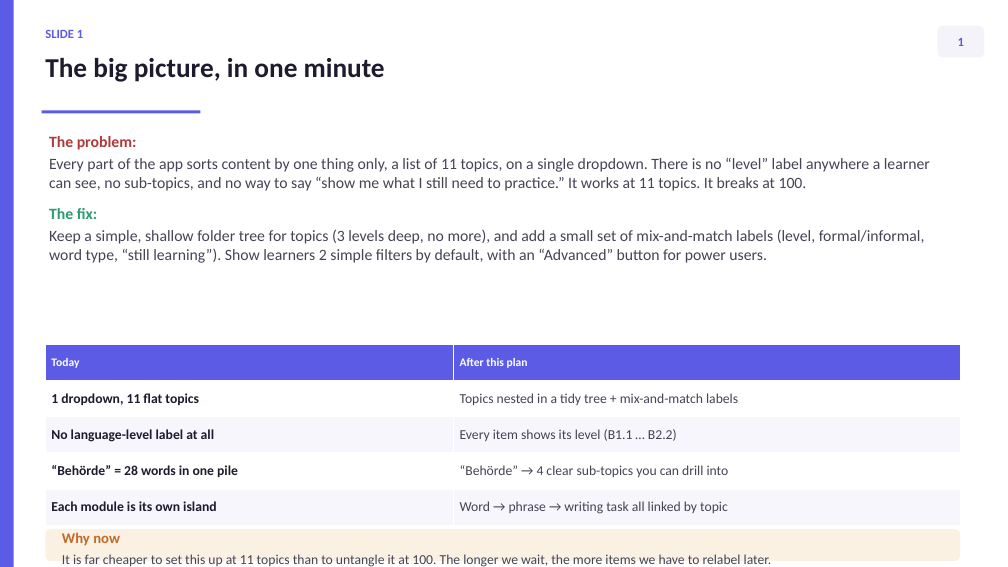
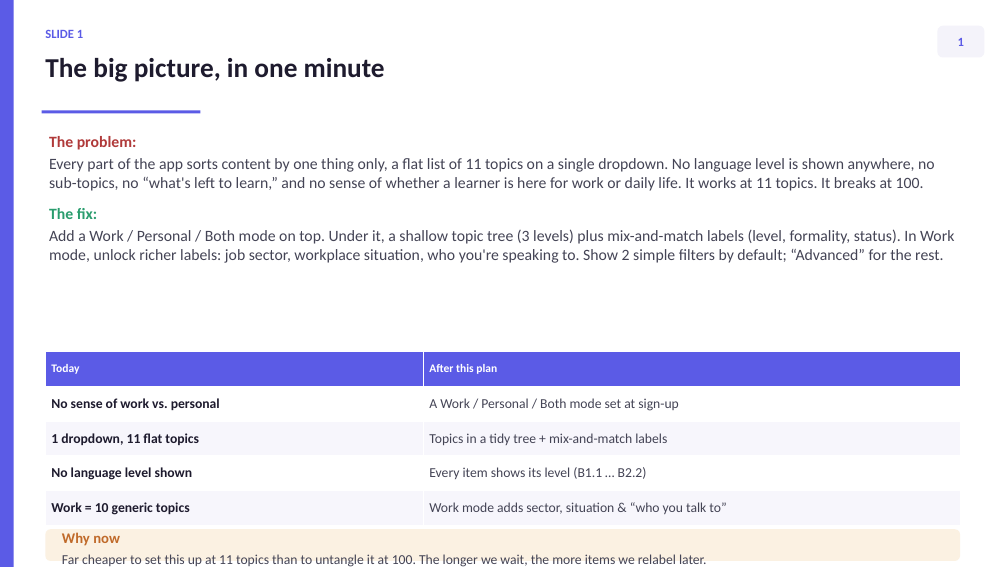
Before and after one commit to thelivinsine/B2furBerufApp, a slide deck: slide 3 of docs/TAXONOMY_REDESIGN.pptx. Drawn at 1008x567 pixels with LibreOffice and Linux fonts; fonts in the diff are those of the drawing. Boxes give left, top, right and bottom in pixels: in the first picture for what was removed or moved away, otherwise in the second. Text is boxed around its words. In the diff, an @@ line names an element or a change of style, - is before the commit and + after.

```diff
--- a/docs/TAXONOMY_REDESIGN.pptx
+++ b/docs/TAXONOMY_REDESIGN.pptx
@@ text at (x1=49, y1=158, x2=935, y2=191): text changed @@
-Every part of the app sorts content by one thing only, a list of 11 topics, on a single dropdown. There is no “level” label anywhere a learner can see, no sub-topics, and no way to say “show me what I still need to practice.” It works at 11 topics. It breaks at 100.
+Every part of the app sorts content by one thing only, a flat list of 11 topics on a single dropdown. No language level is shown anywhere, no sub-topics, no “what's left to learn,” and no sense of whether a learner is here for work or daily life. It works at 11 topics. It breaks at 100.
@@ text at (x1=49, y1=229, x2=954, y2=263): text changed @@
-Keep a simple, shallow folder tree for topics (3 levels deep, no more), and add a small set of mix-and-match labels (level, formal/informal, word type, “still learning”). Show learners 2 simple filters by default, with an “Advanced” button for power users.
+Add a Work / Personal / Both mode on top. Under it, a shallow topic tree (3 levels) plus mix-and-match labels (level, formality, status). In Work mode, unlock richer labels: job sector, workplace situation, who you're speaking to. Show 2 simple filters by default; “Advanced” for the rest.
@@ table at (x1=45, y1=352, x2=960, y2=526) @@
-row 2, column 1: 1 dropdown, 11 flat topics
+row 2, column 1: No sense of work vs. personal
-row 2, column 2: Topics nested in a tidy tree + mix-and-match labels
+row 2, column 2: A Work / Personal / Both mode set at sign-up
-row 3, column 1: No language-level label at all
+row 3, column 1: 1 dropdown, 11 flat topics
-row 3, column 2: Every item shows its level (B1.1 … B2.2)
+row 3, column 2: Topics in a tidy tree + mix-and-match labels
-row 4, column 1: “Behörde” = 28 words in one pile
+row 4, column 1: No language level shown
-row 4, column 2: “Behörde” → 4 clear sub-topics you can drill into
+row 4, column 2: Every item shows its level (B1.1 … B2.2)
-row 5, column 1: Each module is its own island
+row 5, column 1: Work = 10 generic topics
-row 5, column 2: Word → phrase → writing task all linked by topic
+row 5, column 2: Work mode adds sector, situation & “who you talk to”
@@ table resized from (x1=45, y1=344, x2=960, y2=526) to (x1=45, y1=352, x2=960, y2=526) @@
@@ text in rounded rectangle at (x1=62, y1=554, x2=707, y2=567): text changed @@
-It is far cheaper to set this up at 11 topics than to untangle it at 100. The longer we wait, the more items we have to relabel later.
+Far cheaper to set this up at 11 topics than to untangle it at 100. The longer we wait, the more items we relabel later.
```
Also in this commit, not shown: 27 other slides changed, 7 slides added, 1 slide removed, 5 other files.
